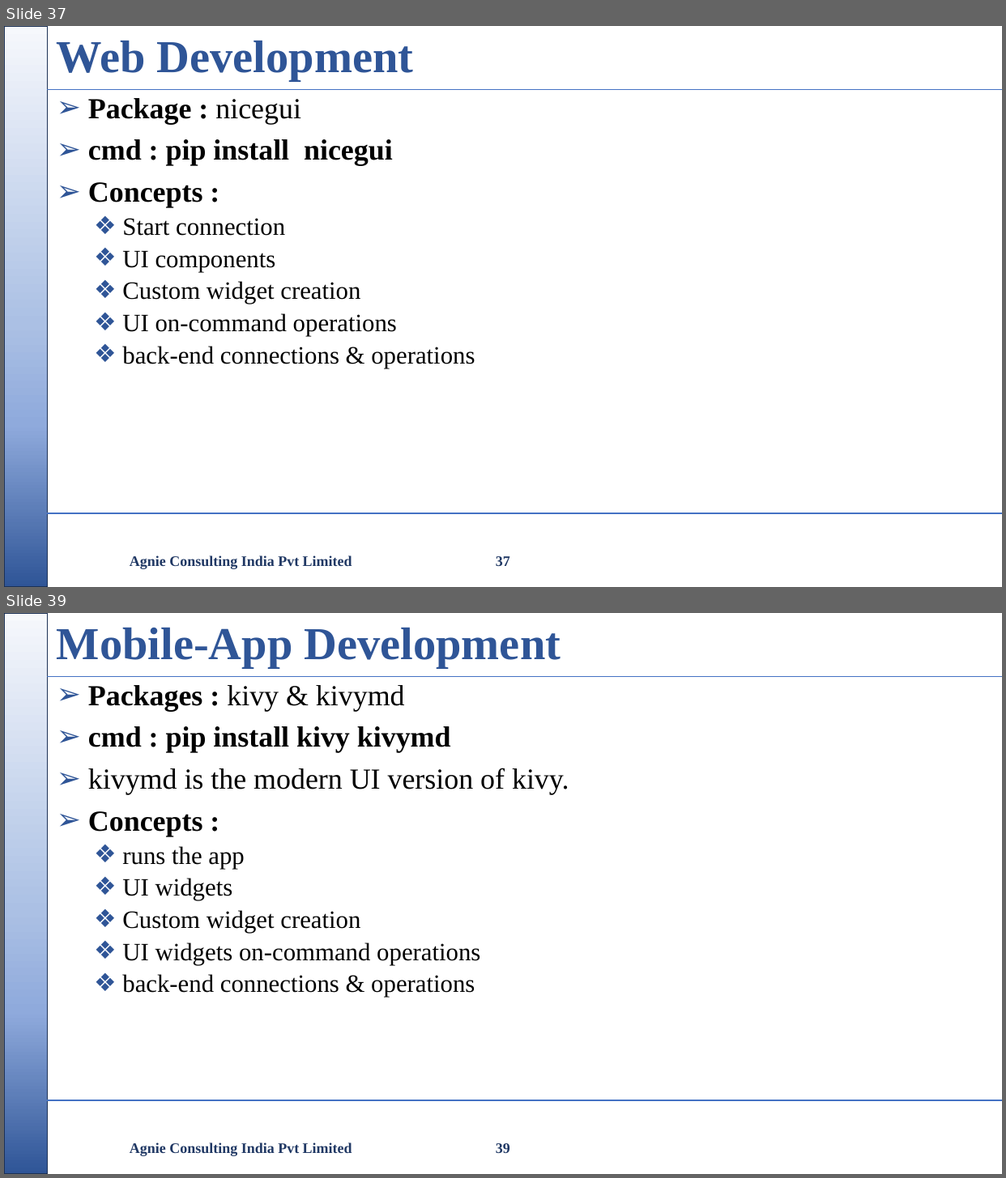
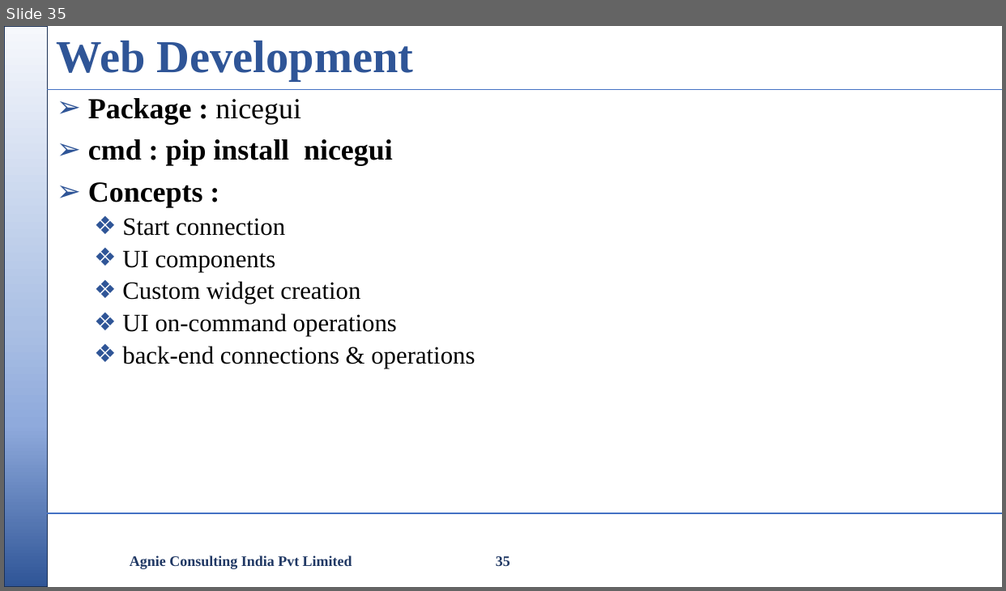
Before and after one commit to nikishdaniel1-del/Python-Cls, a slide deck: python class/Python Class.pptx. Shown one above the other, each under a label of ours: slides 37 and 39 before the commit, slide 35 after it; the slides between them are not shown. The pictures are 1006x1178 and 1006x591 pixels, drawn with LibreOffice and Linux fonts; fonts in the diff are those of the drawing; background and template pictures are left out. Boxes give left, top, right and bottom in pixels: in the first picture for what was removed or moved away, otherwise in the second. Text is boxed around its words. In the diff, an @@ line names an element or a change of style, - is before the commit and + after.

```diff
--- a/python class/Python Class.pptx
+++ b/python class/Python Class.pptx
@@ slide 39 removed at <box>4,613,1002,1174</box>, background #FFFFFF; not listed: 3 template elements that a slide beside it also shows @@
@@ title removed at <box>57,628,561,668</box> @@
-Mobile-App Development
@@ text removed at <box>88,685,569,997</box> @@
-➢ Packages : kivy & kivymd
-➢ cmd : pip install kivy kivymd
-➢ kivymd is the modern UI version of kivy.
-➢ Concepts :
-  ❖ runs the app
-  ❖ UI widgets
-  ❖ Custom widget creation
-  ❖ UI widgets on-command operations
-  ❖ back-end connections & operations
@@ text removed at <box>130,1143,352,1157</box> @@
-Agnie Consulting India Pvt Limited
@@ page number removed at <box>496,1144,510,1153</box> @@
-39
@@ what was slide 37 is now slide 35 @@
@@ page number at <box>496,557,510,566</box>: text changed @@
-37
+35
```
Also in this commit, not shown: 1 slide changed, 3 other slides removed, 1 other file.
